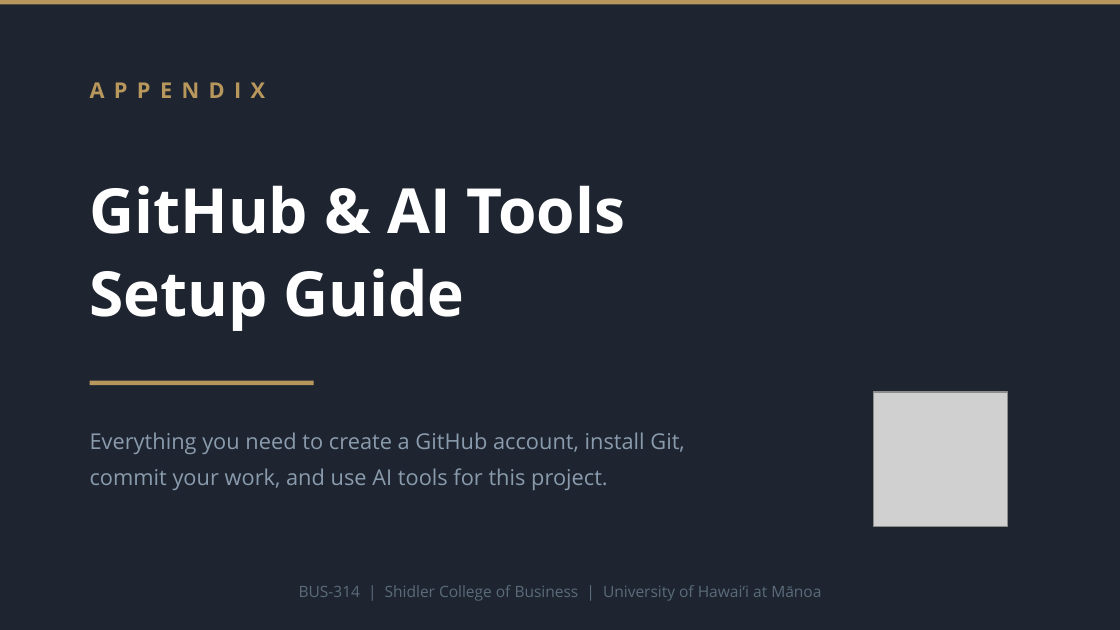
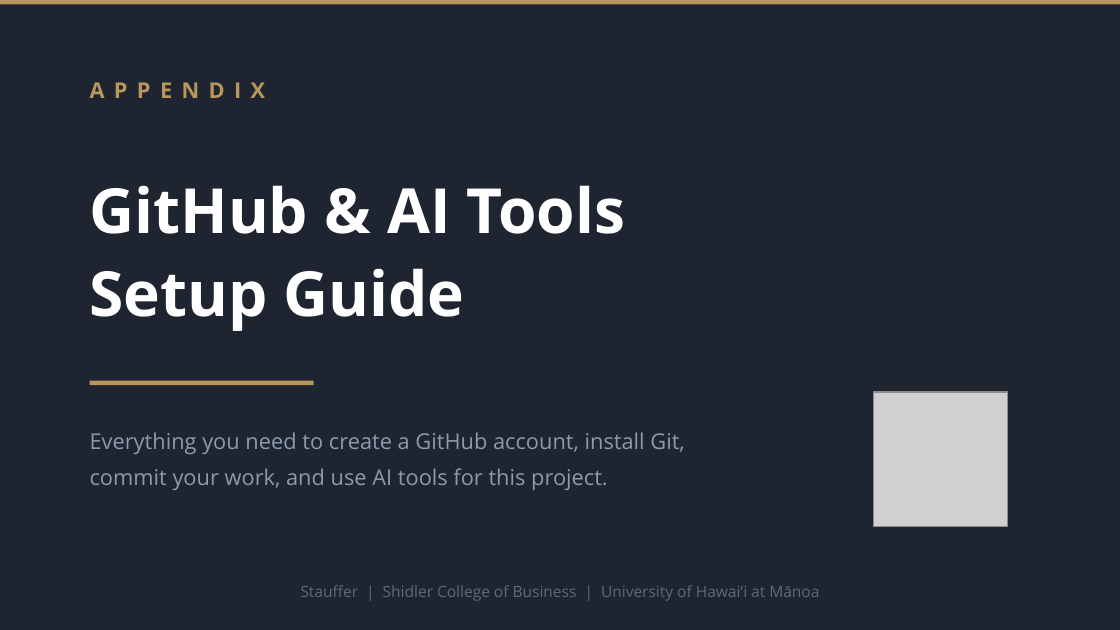
Before and after one commit to adamwstauffer/shidler, a slide deck: slide 1 of GitHub_AI_Appendix.pptx. Drawn at 1120x630 pixels with LibreOffice and Linux fonts; fonts in the diff are those of the drawing; grey boxes stand for pictures. Boxes give left, top, right and bottom in pixels: in the first picture for what was removed or moved away, otherwise in the second. Text is boxed around its words. In the diff, an @@ line names an element or a change of style, - is before the commit and + after.

```diff
--- a/GitHub_AI_Appendix.pptx
+++ b/GitHub_AI_Appendix.pptx
@@ text at (301,585,819,601): text changed @@
-BUS-314 | Shidler College of Business | University of Hawaiʻi at Mānoa
+Stauffer | Shidler College of Business | University of Hawaiʻi at Mānoa
```
Also in this commit, not shown: 14 other slides changed, 1 other file.
